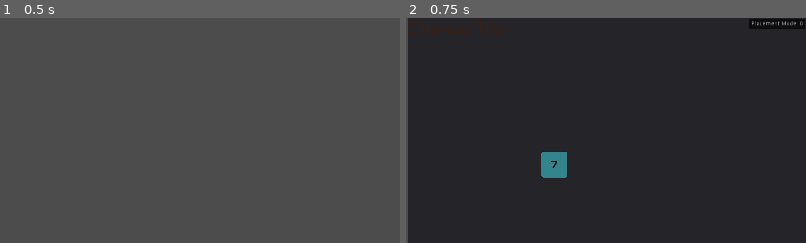
Above: before the commit, frames 1-2 (left to right).
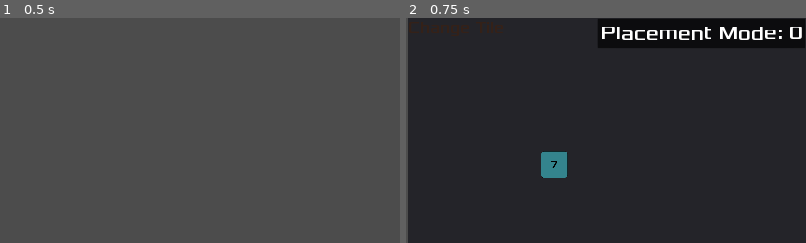
Above: after the commit, the same moments.

Repository: Structed/alcaramba
Game: Godot game, scene res://Drawable/MainMenu/MainMenu.tscn
Same seed, same stepped clock (60 frames per second), same inputs: the game is played once before the commit and once after it.
Inputs:
- Up to frame 1 (0.5 s): no input
- Up to frame 2 (0.75 s): click "New Game" at 0.5 s
The pictures show only the part of the screen within x 50-100%, y 0-50%; the shares and areas given below are measured in that part.

Frame 1 is identical in both runs. In frame 2, 6.1% of the frame differs, in the area x 48-100%, y 0-14%.

Commit message:
Add base theme with default font and made it the default theme

Diff:
--- a/src/alcaramba/Drawable/MainMenu/MainMenu.tscn
+++ b/src/alcaramba/Drawable/MainMenu/MainMenu.tscn
@@ -41,14 +41,12 @@
 [node name="NewGame" type="Button" parent="HBoxContainer/VBoxContainer/MenuOptions"]
 margin_right = 375.0
 margin_bottom = 67.0
-custom_fonts/font = ExtResource( 1 )
 text = "New Game"
 
 [node name="Options" type="Button" parent="HBoxContainer/VBoxContainer/MenuOptions"]
 margin_top = 71.0
 margin_right = 375.0
 margin_bottom = 138.0
-custom_fonts/font = ExtResource( 1 )
 disabled = true
 text = "Options"
 
@@ -56,7 +54,6 @@
 margin_top = 142.0
 margin_right = 375.0
 margin_bottom = 209.0
-custom_fonts/font = ExtResource( 1 )
 text = "Quit"
 
 [node name="CenterContainer" type="CenterContainer" parent="HBoxContainer"]
--- a/src/alcaramba/Drawable/Market/Market.tscn
+++ b/src/alcaramba/Drawable/Market/Market.tscn
@@ -100,7 +100,6 @@
 anchor_bottom = 1.0
 margin_left = -313.0
 margin_top = -67.0
-custom_fonts/font = ExtResource( 3 )
 text = "End Turn"
 
 [node name="TownPanel" type="Panel" parent="."]
--- /dev/null
+++ b/src/alcaramba/assets/BaseTheme.tres
@@ -0,0 +1,6 @@
+[gd_resource type="Theme" load_steps=2 format=2]
+
+[ext_resource path="res://assets/fonts/XoloniumFont.tres" type="DynamicFont" id=1]
+
+[resource]
+default_font = ExtResource( 1 )
--- a/src/alcaramba/project.godot
+++ b/src/alcaramba/project.godot
@@ -93,6 +93,10 @@
 
 resolution=false
 
+[gui]
+
+theme/custom="res://assets/BaseTheme.tres"
+
 [physics]
 
 common/enable_pause_aware_picking=true
